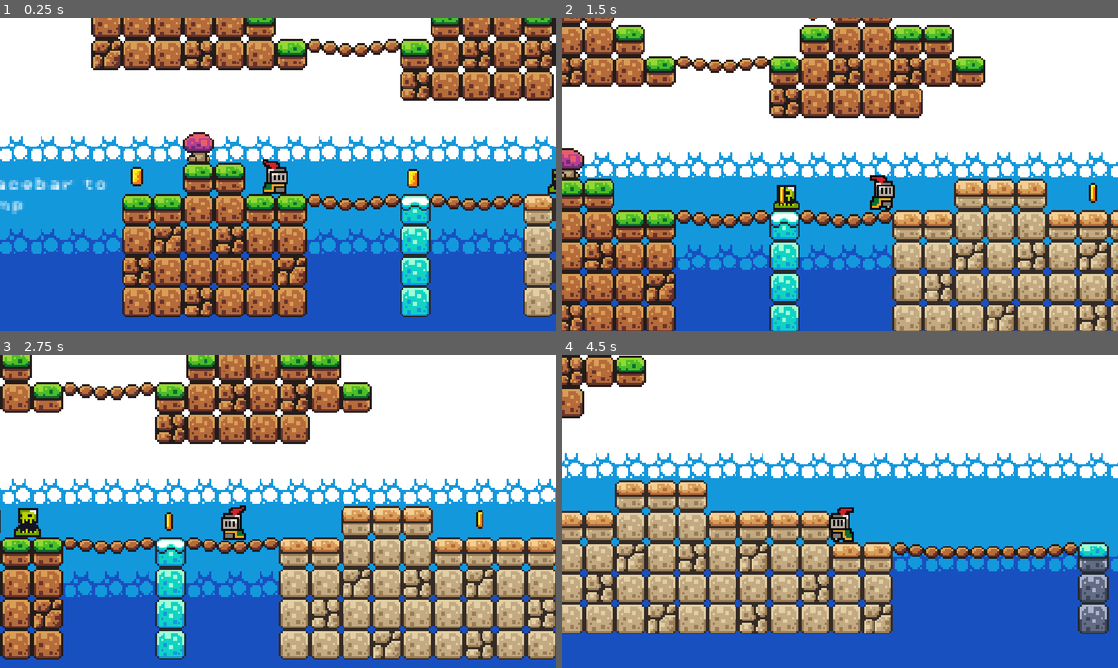
Above: before the commit, frames 1-4 (two rows, left to right).
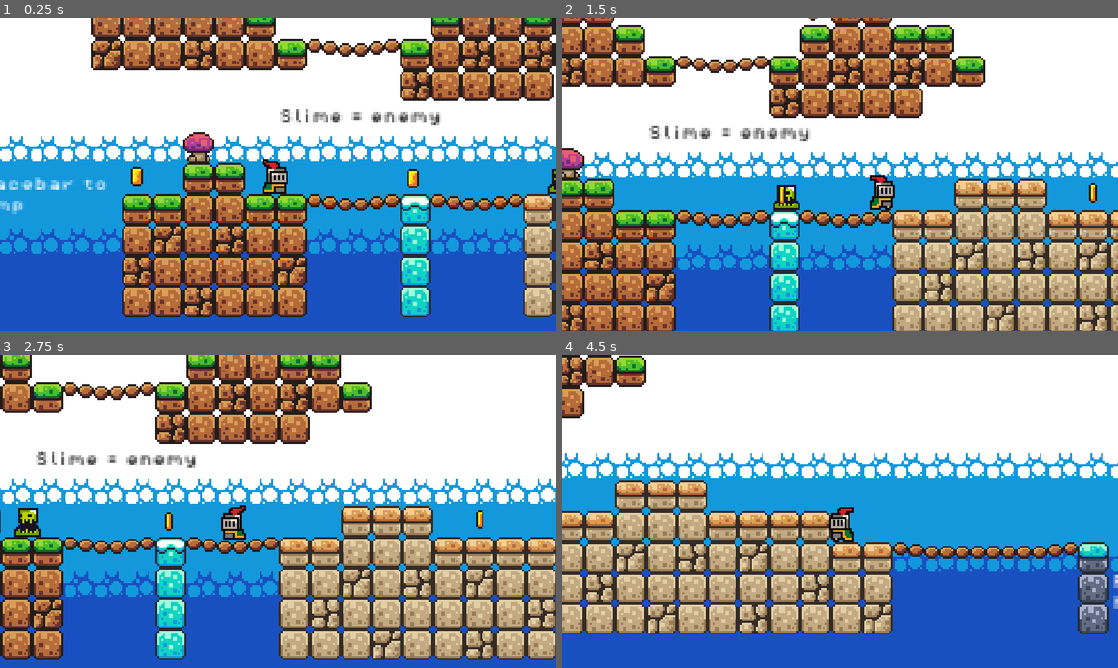
Above: after the commit, the same moments.

Repository: sparklydinosaur310-design/My-cool-game
Game: Godot game, scene res://scenes/game.tscn
Same seed, same stepped clock (60 frames per second), same inputs: the game is played once before the commit and once after it.
Inputs (mouse positions are in pixels of both pictures, inside the frame that each line leads up to):
- Up to frame 1 (0.25 s): no input
- Up to frame 2 (1.5 s): tap Enter at 0.5 s; move the mouse to (962, 158) at 0.52 s; hold Right (move_right) from 0.53 s (still down); tap Alt at 0.6 s; click (962, 158) at 0.67 s; tap Space (jump) at 0.77 s; move the mouse to (728, 190) at 1.27 s; tap Shift at 1.35 s
- Up to frame 3 (2.75 s): tap Space (jump) at 1.52 s; move the mouse to (333, 442) at 2.02 s; release Right (move_right) at 2.03 s; hold Left (move_left) from 2.03 s (still down); tap Alt at 2.1 s
- Up to frame 4 (4.5 s): move the mouse to (812, 574) at 2.77 s; release Left (move_left) at 2.78 s; hold Right (move_right) 2.78-4.28 s; tap Shift at 2.85, 4.35 s; click (812, 574) at 2.92 s; tap Space (jump) at 3.02, 3.77 s; move the mouse to (1006, 558) at 3.52 s; tap Alt at 3.6 s; move the mouse to (673, 464) at 4.27 s; hold Left (move_left) from 4.28 s (still down)

The runs differ from the first frame. In frame 1, 0.6% of the frame differs, in the area x 50-80%, y 29-35%; in frame 2, 0.7%, in the area x 15-45%, y 34-40%; in frame 3, 0.6%; in frame 4, less than 0.1%.

Commit message:
Update game.tscn

Diff:
--- a/my-cool-game/scenes/game.tscn
+++ b/my-cool-game/scenes/game.tscn
@@ -309,3 +309,23 @@
 theme_override_font_sizes/font_size = 8
 text = "Spacebar to
 jump"
+
+[node name="Label2" type="Label" parent="Labels" unique_id=1971277019]
+offset_left = 418.0
+offset_top = 33.0
+offset_right = 464.0
+offset_bottom = 56.0
+theme_override_fonts/font = ExtResource("7_u5sy4")
+theme_override_font_sizes/font_size = 8
+text = "Falling
+hurts"
+
+[node name="Label3" type="Label" parent="Labels" unique_id=95502370]
+offset_left = 2.0
+offset_top = -44.0
+offset_right = 86.0
+offset_bottom = -32.0
+theme_override_colors/font_color = Color(0, 0, 0, 1)
+theme_override_fonts/font = ExtResource("7_u5sy4")
+theme_override_font_sizes/font_size = 8
+text = "Slime = enemy"
